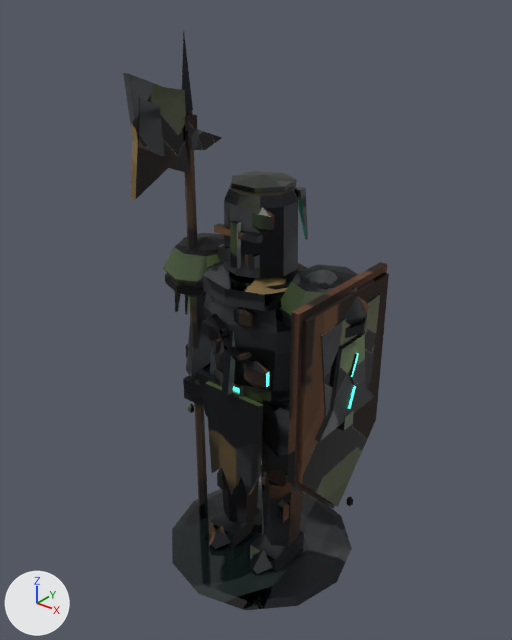
An edit to the glTF model assets/models/drowned_captain.glb, drawn before and after from the same camera.
Both versions are drawn from a 50 mm lens placed at (1.56, -1.98, 2.35), pointed at (-0.04, 0.01, 1.11). Arrows for +X, +Y and +Z are at lower left; the lights stay in place. The first picture is the older version. Vertices at exactly the same position are counted once.

Names of what the first picture shows: 'DrownedCaptainMesh'.
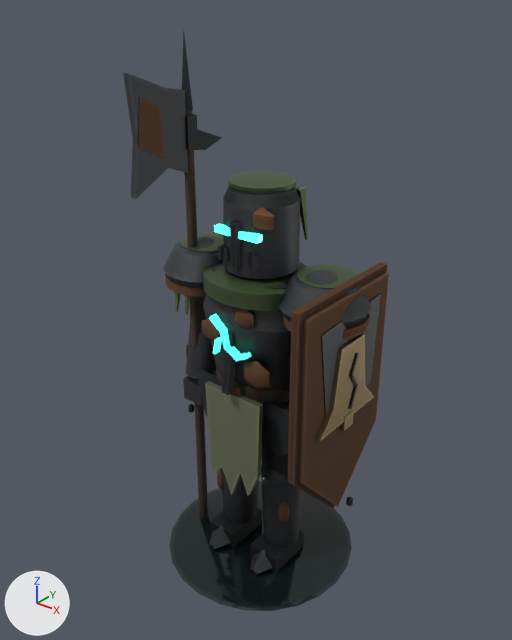
The change, as JSON lines over the scene's bpy script:
```json
{"block": "me_drownedcaptainmesh", "where": "# used by ob_drownedcaptainmesh; location = (0.0, 0.0, 0.0)"}
{"op": "remove", "block": "me_drownedcaptainmesh", "code": "me_drownedcaptainmesh.from_pydata(...)  # 1088 vertices, 1840 faces; spans x -0.46..0.46, y -0.42..0.42, z -0.09..2.18"}
{"op": "add", "block": "me_drownedcaptainmesh", "code": "me_drownedcaptainmesh.from_pydata(...)  # 1724 vertices, 3148 faces; spans x -0.46..0.46, y -0.42..0.42, z -0.09..2.18"}
{"block": "me_drownedcaptainmesh", "change": "me_drownedcaptainmesh part 1: 11 vertices moved from x -0.31..0.36, y -0.08..-0.03, z -0.09..1.0 to x -0.31..0.36, y -0.06..-0.03, z -0.09..1.0; 10 vertices removed from x -0.38..0.38, y -0.03..-0.02, z 0.85..1.0; 646 vertices added at x -0.45..0.45, y -0.41..0.41, z -0.09..1.93"}
{"block": "me_drownedcaptainmesh", "change": "me_drownedcaptainmesh part 2: 692 kept faces spanning x -0.44..0.45, y -0.35..0.24, z -0.02..2.18 get new texture (UV) coordinates"}
```

What differs and where, as boxes (x1, y1, x2, y2) in the pictures (512 x 640 px):
```json
{"object": "DrownedCaptainMesh", "change": "reshaped", "before": [123, 31, 389, 610], "after": [123, 31, 389, 611]}
{"part": 1, "of": "me_drownedcaptainmesh", "change": "built on", "before": [199, 332, 289, 522], "after": [163, 110, 372, 611]}
{"part": 2, "of": "me_drownedcaptainmesh", "change": "surface changed", "before": [130, 46, 389, 575], "after": [130, 46, 389, 575], "on screen": "lighter"}
```
